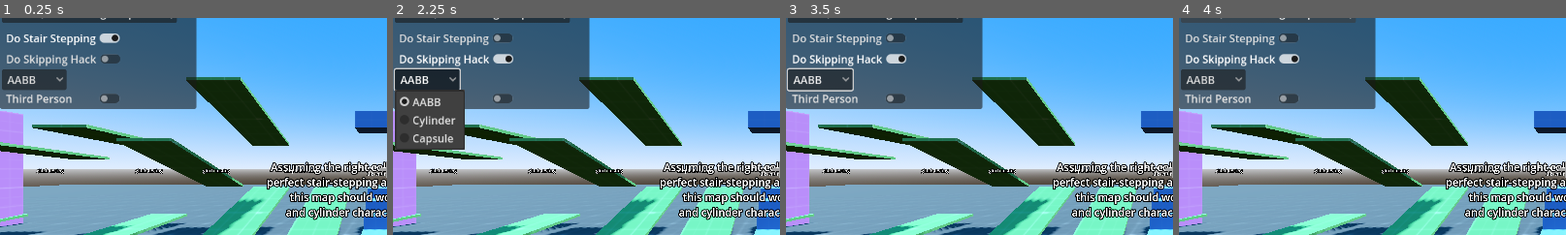
Above: before the commit, frames 1-4 (left to right).
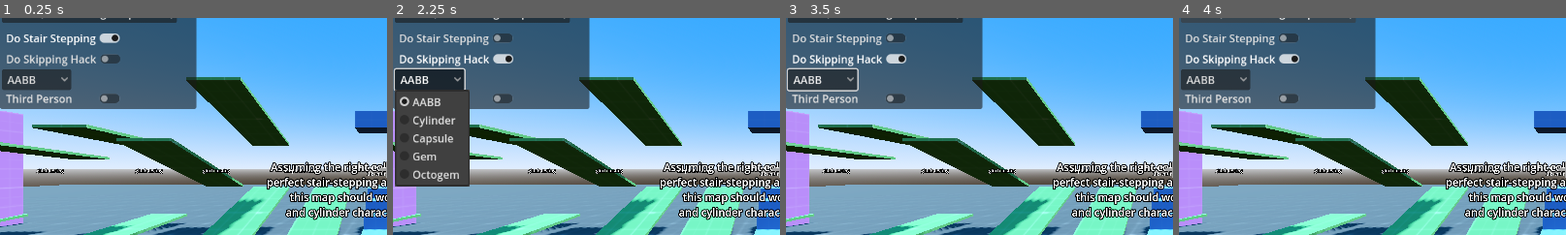
Above: after the commit, the same moments.

Repository: wareya/GodotStairTester
Game: Godot game, scene res://world.tscn
Same seed, same stepped clock (60 frames per second), same inputs: the game is played once before the commit and once after it.
Inputs:
- Up to frame 1 (0.25 s): no input
- Up to frame 2 (2.25 s): click "Do Stair Stepping" at 0.5 s; click "Do Skipping Hack" at 1.25 s; click "AABB" at 2 s
- Up to frame 3 (3.5 s): click "Third Person" at 2.75 s
- Up to frame 4 (4 s): click "PANIC (reset to original posi…" at 3.5 s
The pictures show only the part of the screen within x 0-50%, y 15-65%; the shares and areas given below are measured in that part.

The runs differ from the first frame. In frame 1, 0.1% of the frame differs, in the area x 14-19%, y 23-34%; in frame 2, 3.7%, in the area x 0-20%, y 22-78%; in frame 3, 0.2%; in frame 4, 0.1%.

Commit message:
add camera smoothing, and two more collision shapes: gem and octogem

Diff:
--- a/player/SimplePlayer.gd
+++ b/player/SimplePlayer.gd
@@ -4,6 +4,8 @@
     $"../CollisionBox".add_item("AABB")
     $"../CollisionBox".add_item("Cylinder")
     $"../CollisionBox".add_item("Capsule")
+    $"../CollisionBox".add_item("Gem")
+    $"../CollisionBox".add_item("Octogem")
 
 const mouse_sens = 0.022 * 3.0
 
@@ -61,9 +63,13 @@
     handle_friction(delta)
     handle_accel(delta)
 
+@export var do_camera_smoothing : bool = true
 @export var do_stairs : bool = true
 @export var do_skipping_hack : bool = false
 @export var skipping_hack_distance : float = 0.08
+
+# used to smooth out the camera when climbing stairs
+var camera_offset_y = 0.0
 
 func _process(delta: float) -> void:
     if $"../StairsSetting":
@@ -75,6 +81,8 @@
     $"../Vel".text = str(velocity)
 
     $AABB.disabled = $"../CollisionBox".selected != 0
+    $Gem.disabled = $"../CollisionBox".selected != 3
+    $Octogem.disabled = $"../CollisionBox".selected != 4
     $Cylinder.disabled = $"../CollisionBox".selected != 1
     $Capsule.disabled = $"../CollisionBox".selected != 2
 
@@ -155,5 +163,19 @@
     if not is_on_floor():
         velocity.y -= gravity * delta * 0.5
 
+    # first/third-person adjustment
+    $CameraHolder.position.y = 1.2 if $"../ThirdPerson".button_pressed else 1.5
     $CameraHolder/Camera3D.position.z = 1.5 if $"../ThirdPerson".button_pressed else 0.0
-    $CameraHolder.position.y = 1.2 if $"../ThirdPerson".button_pressed else 1.5
+
+    if do_camera_smoothing:
+        # NOT NEEDED: camera smoothing
+        var stair_climb_distance = 0.0
+        if found_stairs:
+            stair_climb_distance = global_position.y - start_position.y
+        camera_offset_y -= stair_climb_distance
+        camera_offset_y = clamp(camera_offset_y, -step_height, step_height)
+        camera_offset_y = move_toward(camera_offset_y, 0.0, delta * 3.0)
+
+        $CameraHolder/Camera3D.position.y = 0.0
+        $CameraHolder/Camera3D.position.x = 0.0
+        $CameraHolder/Camera3D.global_position.y += camera_offset_y
--- a/world.tscn
+++ b/world.tscn
@@ -23,6 +23,12 @@
 
 [sub_resource type="BoxShape3D" id="BoxShape3D_x1wx2"]
 size = Vector3(0.625, 1.75, 0.625)
+
+[sub_resource type="ConvexPolygonShape3D" id="ConvexPolygonShape3D_kujgx"]
+points = PackedVector3Array(-0.312, 0.6, -0.312, -0.312, 0.6, 0.313, 0.313, 0.6, -0.312, 0.313, 0.6, 0.313, 0, 0.875, 0, 0, -0.875, 0, -0.312, -0.6, -0.312, -0.312, -0.6, 0.312, 0.312, -0.6, -0.312, 0.312, -0.6, 0.312)
+
+[sub_resource type="ConvexPolygonShape3D" id="ConvexPolygonShape3D_mkkux"]
+points = PackedVector3Array(0, 0.6, -0.312, 0, 0.6, 0.313, -0.312, 0.6, 0, 0.313, 0.6, 0, 0, 0.875, 0, 0, -0.875, 0, 0, -0.6, -0.312, 0, -0.6, 0.312, -0.312, -0.6, 0, 0.312, -0.6, 0, 0.221, 0.6, 0.221, 0.221, 0.6, -0.221, -0.221, 0.6, 0.221, -0.221, 0.6, -0.221, 0.221, -0.6, 0.221, 0.221, -0.6, -0.221, -0.221, -0.6, 0.221, -0.221, -0.6, -0.221)
 
 [sub_resource type="CylinderShape3D" id="CylinderShape3D_eu7ao"]
 margin = 0.0
@@ -87,6 +93,16 @@
 [node name="AABB" type="CollisionShape3D" parent="CharacterBody3D"]
 transform = Transform3D(1, 0, 0, 0, 1, 0, 0, 0, 1, 0, 0.875, 0)
 shape = SubResource("BoxShape3D_x1wx2")
+disabled = true
+
+[node name="Gem" type="CollisionShape3D" parent="CharacterBody3D"]
+transform = Transform3D(1, 0, 0, 0, 1, 0, 0, 0, 1, 0, 0.875, 0)
+shape = SubResource("ConvexPolygonShape3D_kujgx")
+disabled = true
+
+[node name="Octogem" type="CollisionShape3D" parent="CharacterBody3D"]
+transform = Transform3D(1, 0, 0, 0, 1, 0, 0, 0, 1, 0, 0.875, 0)
+shape = SubResource("ConvexPolygonShape3D_mkkux")
 disabled = true
 
 [node name="Cylinder" type="CollisionShape3D" parent="CharacterBody3D"]
Not shown: 1 places in world.tscn that only renumber resources
